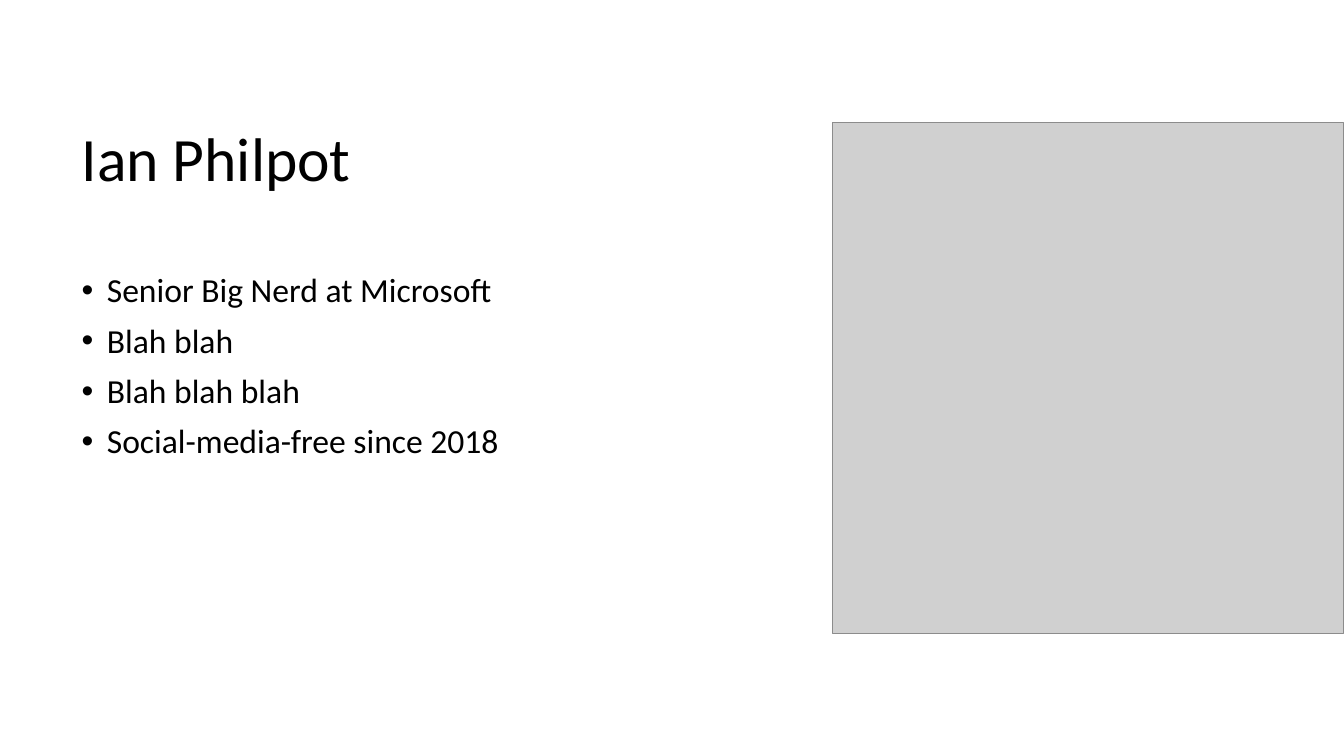
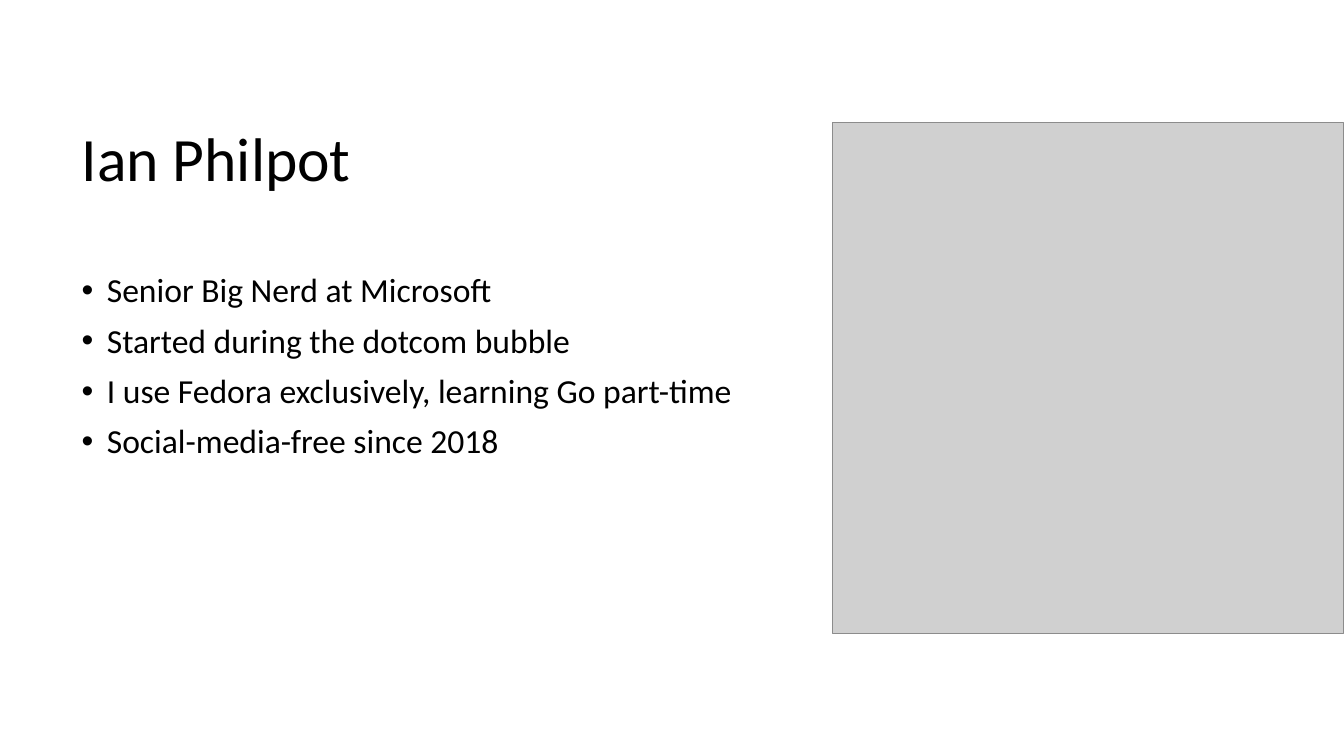
Before and after one commit to jplane/ato-databricks, a slide deck: slide 3 of Azure Databricks - Notes From the Field.pptx. Drawn at 1344x756 pixels with LibreOffice and Linux fonts; fonts in the diff are those of the drawing; grey boxes stand for pictures. Boxes give left, top, right and bottom in pixels: in the first picture for what was removed or moved away, otherwise in the second. Text is boxed around its words. In the diff, an @@ line names an element or a change of style, - is before the commit and + after.

Commit message:
added ian's bio

```diff
--- a/Azure Databricks - Notes From the Field.pptx
+++ b/Azure Databricks - Notes From the Field.pptx
@@ text at (107, 329, 731, 409): text changed @@
-• Blah blah
-• Blah blah blah
+• Started during the dotcom bubble
+• I use Fedora exclusively, learning Go part-time
```
